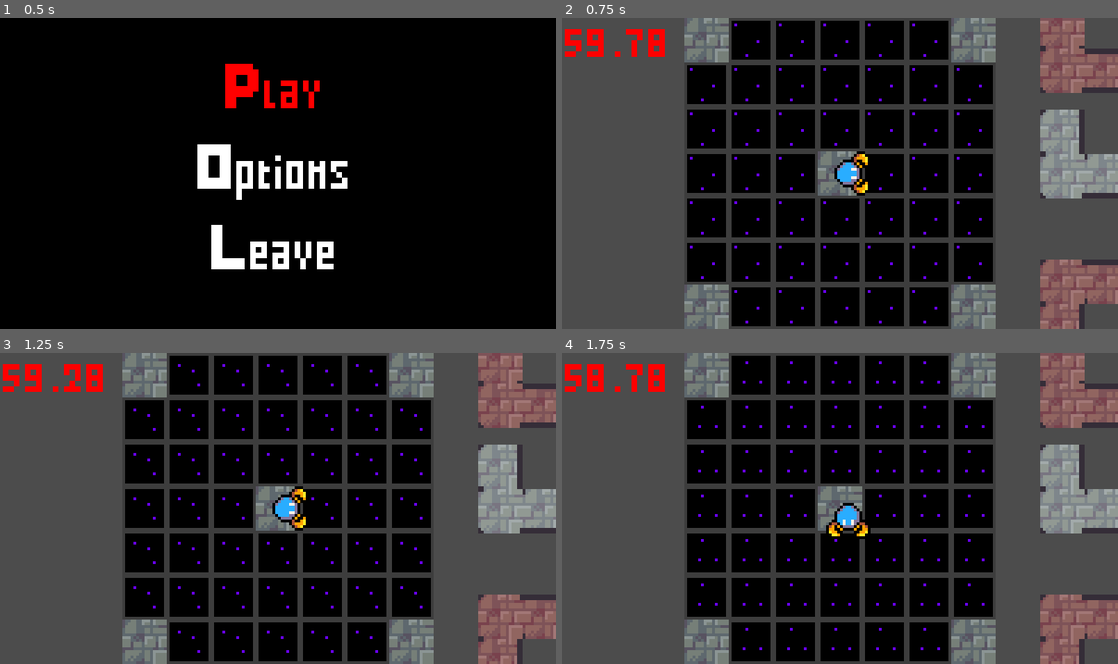
Above: before the commit, frames 1-4 (two rows, left to right).
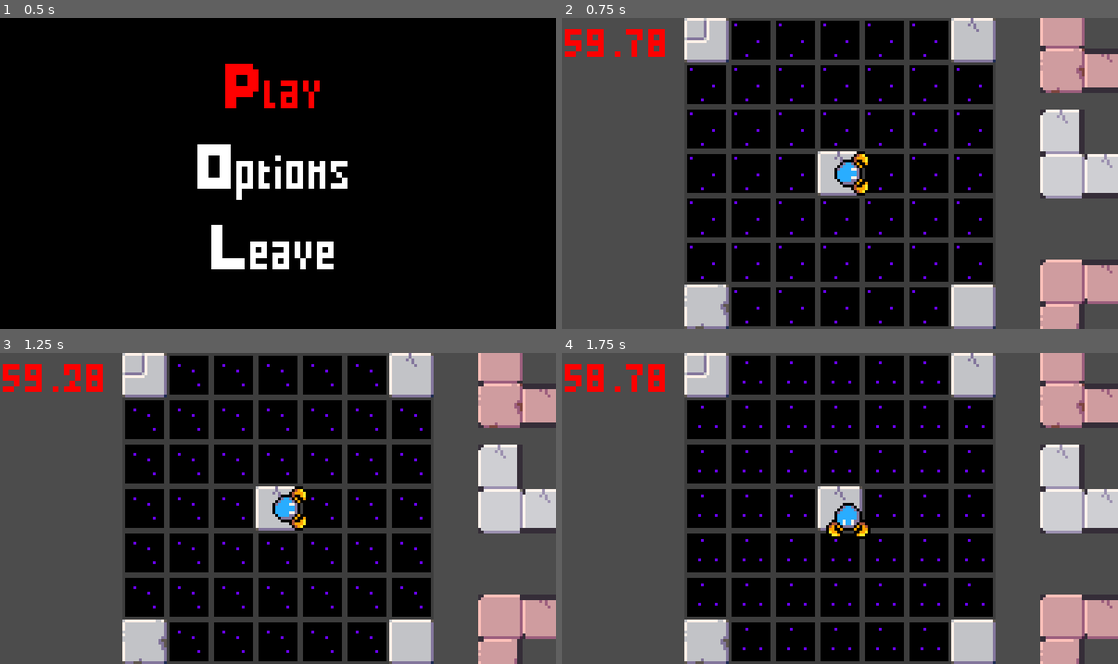
Above: after the commit, the same moments.

Repository: MrBSmith/Global2020
Game: Godot game, scene res://Scenes/GUI/Menus/ScreenTitle/ScreenTitle.tscn
Same seed, same stepped clock (60 frames per second), same inputs: the game is played once before the commit and once after it.
Inputs (mouse positions are in pixels of both pictures, inside the frame that each line leads up to):
- Up to frame 1 (0.5 s): no input
- Up to frame 2 (0.75 s): tap Enter (ui_accept) at 0.5 s; move the mouse to (962, 157) at 0.52 s; hold Right (ui_right) from 0.53 s (still down); click (962, 157) at 0.6 s
- Up to frame 3 (1.25 s): keep holding Right (ui_right); tap Enter (ui_accept) at 0.77 s
- Up to frame 4 (1.75 s): move the mouse to (1062, 405) at 1.27 s; release Right (ui_right) at 1.28 s; hold Down (ui_down) from 1.28 s (still down); click (1062, 405) at 1.35 s; tap Enter (ui_accept) at 1.52 s

Frame 1 is identical in both runs. In frame 2, 13% of the frame differs, in the area x 22-100%, y 0-100%; in frame 3, 13%; in frame 4, 13%.

Commit message:
Add tiles sprites and tile randomness

Diff:
--- a/Scenes/Cards/LX1.tscn
+++ b/Scenes/Cards/LX1.tscn
@@ -2,8 +2,9 @@
 
 [ext_resource path="res://Scenes/SpawnPoints/PointTop.tscn" type="PackedScene" id=1]
 [ext_resource path="res://Scenes/SpawnPoints/PointSide.tscn" type="PackedScene" id=2]
-[ext_resource path="res://Scenes/Tiles/Tile.tscn" type="PackedScene" id=3]
+[ext_resource path="res://Scenes/Tiles/NormalTile/Tile.tscn" type="PackedScene" id=3]
 [ext_resource path="res://Scenes/Cards/BaseCard.tscn" type="PackedScene" id=4]
+
 
 [node name="LX1" instance=ExtResource( 4 )]
 
--- a/Scenes/Cards/LX2.tscn
+++ b/Scenes/Cards/LX2.tscn
@@ -2,8 +2,9 @@
 
 [ext_resource path="res://Scenes/SpawnPoints/PointTop.tscn" type="PackedScene" id=1]
 [ext_resource path="res://Scenes/SpawnPoints/PointSide.tscn" type="PackedScene" id=2]
-[ext_resource path="res://Scenes/Tiles/Tile.tscn" type="PackedScene" id=3]
+[ext_resource path="res://Scenes/Tiles/NormalTile/Tile.tscn" type="PackedScene" id=3]
 [ext_resource path="res://Scenes/Cards/BaseCard.tscn" type="PackedScene" id=4]
+
 
 [node name="LX2" instance=ExtResource( 4 )]
 
--- a/Scenes/Cards/LX3.tscn
+++ b/Scenes/Cards/LX3.tscn
@@ -2,8 +2,9 @@
 
 [ext_resource path="res://Scenes/SpawnPoints/PointTop.tscn" type="PackedScene" id=1]
 [ext_resource path="res://Scenes/SpawnPoints/PointSide.tscn" type="PackedScene" id=2]
-[ext_resource path="res://Scenes/Tiles/Tile.tscn" type="PackedScene" id=3]
+[ext_resource path="res://Scenes/Tiles/NormalTile/Tile.tscn" type="PackedScene" id=3]
 [ext_resource path="res://Scenes/Cards/BaseCard.tscn" type="PackedScene" id=4]
+
 
 [node name="LX3" instance=ExtResource( 4 )]
 min_door = 3
--- a/Scenes/Cards/LineX2.tscn
+++ b/Scenes/Cards/LineX2.tscn
@@ -2,8 +2,9 @@
 
 [ext_resource path="res://Scenes/SpawnPoints/PointTop.tscn" type="PackedScene" id=1]
 [ext_resource path="res://Scenes/SpawnPoints/PointSide.tscn" type="PackedScene" id=2]
-[ext_resource path="res://Scenes/Tiles/Tile.tscn" type="PackedScene" id=3]
+[ext_resource path="res://Scenes/Tiles/NormalTile/Tile.tscn" type="PackedScene" id=3]
 [ext_resource path="res://Scenes/Cards/BaseCard.tscn" type="PackedScene" id=6]
+
 
 [node name="LineX2" instance=ExtResource( 6 )]
 
--- a/Scenes/Cards/LineX3.tscn
+++ b/Scenes/Cards/LineX3.tscn
@@ -2,8 +2,9 @@
 
 [ext_resource path="res://Scenes/SpawnPoints/PointTop.tscn" type="PackedScene" id=1]
 [ext_resource path="res://Scenes/SpawnPoints/PointSide.tscn" type="PackedScene" id=2]
-[ext_resource path="res://Scenes/Tiles/Tile.tscn" type="PackedScene" id=3]
+[ext_resource path="res://Scenes/Tiles/NormalTile/Tile.tscn" type="PackedScene" id=3]
 [ext_resource path="res://Scenes/Cards/BaseCard.tscn" type="PackedScene" id=6]
+
 
 [node name="LineX3" instance=ExtResource( 6 )]
 
--- a/Scenes/Cards/RLX2.tscn
+++ b/Scenes/Cards/RLX2.tscn
@@ -2,8 +2,9 @@
 
 [ext_resource path="res://Scenes/SpawnPoints/PointTop.tscn" type="PackedScene" id=1]
 [ext_resource path="res://Scenes/SpawnPoints/PointSide.tscn" type="PackedScene" id=2]
-[ext_resource path="res://Scenes/Tiles/Tile.tscn" type="PackedScene" id=3]
+[ext_resource path="res://Scenes/Tiles/NormalTile/Tile.tscn" type="PackedScene" id=3]
 [ext_resource path="res://Scenes/Cards/BaseCard.tscn" type="PackedScene" id=4]
+
 
 [node name="RLX2" instance=ExtResource( 4 )]
 
--- a/Scenes/Cards/Script/Tile.gd
+++ b/Scenes/Cards/Script/Tile.gd
@@ -2,9 +2,15 @@
 
 class_name WalkableTile
 
-var grab : bool
-var overlap : bool
-var outside : bool
+
+# Why do we need overlap AND outside booleans:
+# When the mouse enter the tile, the overlap will be set to true. When it exit it, it's set to false
+# We need to make sure the boolean stays true if the the card is being dragged because the mouse moves faster than the tile
+# But if the mouse exit the tile and drop the tile, the signal had already been sent with the grab to true, so the overlap bool won't be set to false
+# So we need to check if the mouse is outside the tile so we can properly set the overlap variable to false
+var grab : bool = false
+var overlap : bool = false
+var outside : bool = false
 
 const blue = Color(0, 0, 1, 0.2)
 const red = Color(1, 0, 0, 0.2)
@@ -23,21 +29,24 @@
 signal tile_droped
 
 func _ready():
-	grab = false
-
-	# why do we need overlap AND outside booleans:
-	# when the mouse enter the tile, the overlap will be set to true. When it exit it, it's set to false
-	# we need to make sure the boolean stays true if the the card is being dragged because the mouse moves faster than the tile
-	# but if the mouse exit the tile and drop the tile, the signal had already been sent with the grab to true, so the overlap bool won't be set to false
-	# So we need to check if the mouse is outside the tile so we can properly set the overlap variable to false
-	overlap = false
-	outside = false
+	choose_sprite()
 
 	var _err = connect("body_entered", self, "on_body_entered")
 
 	if owner != null:
 		_err = connect("tile_grabed", owner, "on_tile_grabed")
 		_err = connect("tile_droped", owner, "on_tile_droped")
+
+
+# Chose one of the 3 tiles randomly
+func choose_sprite():
+	var sprites_array = $Sprites.get_children()
+	var nb_sprites = len(sprites_array)
+	var tile_rng : int = randi() % nb_sprites
+
+	for sprite in sprites_array:
+		if sprite.get_index() != tile_rng:
+			sprite.queue_free()
 
 
 # ---- INPUT ----
--- a/Scenes/Cards/Square.tscn
+++ b/Scenes/Cards/Square.tscn
@@ -2,8 +2,9 @@
 
 [ext_resource path="res://Scenes/SpawnPoints/PointTop.tscn" type="PackedScene" id=1]
 [ext_resource path="res://Scenes/SpawnPoints/PointSide.tscn" type="PackedScene" id=2]
-[ext_resource path="res://Scenes/Tiles/Tile.tscn" type="PackedScene" id=3]
+[ext_resource path="res://Scenes/Tiles/NormalTile/Tile.tscn" type="PackedScene" id=3]
 [ext_resource path="res://Scenes/Cards/BaseCard.tscn" type="PackedScene" id=4]
+
 
 [node name="Square" instance=ExtResource( 4 )]
 
--- a/Scenes/Game/GridGen.gd
+++ b/Scenes/Game/GridGen.gd
@@ -1,7 +1,7 @@
 extends Node
 
-onready var void_tile_scene = preload("res://Scenes/Tiles/Void/Void.tscn")
-onready var tile_scene = preload("res://Scenes/Tiles/Tile.tscn")
+onready var void_tile_scene = preload("res://Scenes/Tiles/VoidTile/Void.tscn")
+onready var tile_scene = preload("res://Scenes/Tiles/NormalTile/Tile.tscn")
 
 var nb_tiles : int
 var void_sprite_size : float
--- /dev/null
+++ b/Scenes/Tiles/NormalTile/Tile.tscn
@@ -0,0 +1,45 @@
+[gd_scene load_steps=7 format=2]
+
+[ext_resource path="res://Scenes/Cards/Script/Tile.gd" type="Script" id=1]
+[ext_resource path="res://Scenes/Tiles/NormalTile/Sprite/Ground1.png" type="Texture" id=2]
+[ext_resource path="res://Scenes/Tiles/NormalTile/Sprite/Ground3.png" type="Texture" id=4]
+[ext_resource path="res://Scenes/Tiles/NormalTile/Sprite/Ground4.png" type="Texture" id=5]
+[ext_resource path="res://Scenes/Tiles/NormalTile/Sprite/Ground5.png" type="Texture" id=6]
+
+[sub_resource type="RectangleShape2D" id=1]
+extents = Vector2( 8, 8 )
+
+[node name="Tile" type="Area2D" groups=[
+"Tiles",
+]]
+script = ExtResource( 1 )
+
+[node name="Sprites" type="Node2D" parent="."]
+
+[node name="Sprite1" type="Sprite" parent="Sprites"]
+texture = ExtResource( 2 )
+
+[node name="Sprite3" type="Sprite" parent="Sprites"]
+texture = ExtResource( 4 )
+
+[node name="Sprite4" type="Sprite" parent="Sprites"]
+texture = ExtResource( 5 )
+
+[node name="Sprite5" type="Sprite" parent="Sprites"]
+texture = ExtResource( 6 )
+
+[node name="DragCollision" type="CollisionShape2D" parent="."]
+shape = SubResource( 1 )
+
+[node name="TileColor" type="ColorRect" parent="."]
+margin_left = -8.0
+margin_top = -8.0
+margin_right = 8.0
+margin_bottom = 8.0
+mouse_filter = 2
+color = Color( 1, 1, 1, 0 )
+__meta__ = {
+"_edit_use_anchors_": false
+}
+[connection signal="mouse_entered" from="." to="." method="_on_Tile_mouse_entered"]
+[connection signal="mouse_exited" from="." to="." method="_on_Tile_mouse_exited"]
--- a/Scenes/Tiles/Tile.tscn
+++ /dev/null
@@ -1,31 +0,0 @@
-[gd_scene load_steps=4 format=2]
-
-[ext_resource path="res://Scenes/Cards/Script/Tile.gd" type="Script" id=1]
-[ext_resource path="res://Global/Assets/Graphics/TileSol.png" type="Texture" id=2]
-
-[sub_resource type="RectangleShape2D" id=1]
-extents = Vector2( 8, 8 )
-
-[node name="Tile" type="Area2D" groups=[
-"Tiles",
-]]
-script = ExtResource( 1 )
-
-[node name="Sprite" type="Sprite" parent="."]
-texture = ExtResource( 2 )
-
-[node name="DragCollision" type="CollisionShape2D" parent="."]
-shape = SubResource( 1 )
-
-[node name="TileColor" type="ColorRect" parent="."]
-margin_left = -8.0
-margin_top = -8.0
-margin_right = 8.0
-margin_bottom = 8.0
-mouse_filter = 2
-color = Color( 1, 1, 1, 0 )
-__meta__ = {
-"_edit_use_anchors_": false
-}
-[connection signal="mouse_entered" from="." to="." method="_on_Tile_mouse_entered"]
-[connection signal="mouse_exited" from="." to="." method="_on_Tile_mouse_exited"]
--- a/Scenes/Tiles/Void/Void.tscn
+++ /dev/null
@@ -1,49 +0,0 @@
-[gd_scene load_steps=15 format=2]
-
-[ext_resource path="res://Scenes/Tiles/Void/Animation/TileVoid3.png" type="Texture" id=1]
-[ext_resource path="res://Scenes/Tiles/Void/Animation/TileVoid7.png" type="Texture" id=2]
-[ext_resource path="res://Scenes/Tiles/Void/Animation/TileVoid9.png" type="Texture" id=3]
-[ext_resource path="res://Scenes/Tiles/Void/Animation/TileVoid8.png" type="Texture" id=4]
-[ext_resource path="res://Scenes/Tiles/Void/Animation/TileVoid6.png" type="Texture" id=5]
-[ext_resource path="res://Scenes/Tiles/Void/Animation/TileVoid5.png" type="Texture" id=6]
-[ext_resource path="res://Scenes/Tiles/Void/Animation/TileVoid10.png" type="Texture" id=7]
-[ext_resource path="res://Scenes/Tiles/Void/Animation/TileVoid2.png" type="Texture" id=8]
-[ext_resource path="res://Scenes/Tiles/Void/Animation/TileVoid1.png" type="Texture" id=9]
-[ext_resource path="res://Scenes/Tiles/Void/Animation/TileVoid4.png" type="Texture" id=10]
-[ext_resource path="res://Scenes/Tiles/Void/VoidTile.gd" type="Script" id=11]
-
-[sub_resource type="SpriteFrames" id=1]
-animations = [ {
-"frames": [ ExtResource( 9 ), ExtResource( 8 ), ExtResource( 1 ), ExtResource( 10 ), ExtResource( 6 ), ExtResource( 5 ), ExtResource( 2 ), ExtResource( 4 ), ExtResource( 3 ), ExtResource( 7 ) ],
-"loop": true,
-"name": "default",
-"speed": 5.0
-} ]
-
-[sub_resource type="RectangleShape2D" id=2]
-extents = Vector2( 3, 3 )
-
-[sub_resource type="RectangleShape2D" id=3]
-extents = Vector2( 8, 8 )
-
-[node name="VoidTile" type="Area2D" groups=[
-"Tiles",
-"VoidTiles",
-]]
-script = ExtResource( 11 )
-
-[node name="AnimatedSprite" type="AnimatedSprite" parent="."]
-frames = SubResource( 1 )
-frame = 5
-playing = true
-__meta__ = {
-"_edit_lock_": true
-}
-
-[node name="CollisionShape2D" type="CollisionShape2D" parent="."]
-shape = SubResource( 2 )
-
-[node name="Area2D" type="StaticBody2D" parent="."]
-
-[node name="CollisionShape2D" type="CollisionShape2D" parent="Area2D"]
-shape = SubResource( 3 )
--- /dev/null
+++ b/Scenes/Tiles/VoidTile/Void.tscn
@@ -0,0 +1,49 @@
+[gd_scene load_steps=15 format=2]
+
+[ext_resource path="res://Scenes/Tiles/VoidTile/Animation/TileVoid8.png" type="Texture" id=1]
+[ext_resource path="res://Scenes/Tiles/VoidTile/Animation/TileVoid5.png" type="Texture" id=2]
+[ext_resource path="res://Scenes/Tiles/VoidTile/Animation/TileVoid1.png" type="Texture" id=3]
+[ext_resource path="res://Scenes/Tiles/VoidTile/Animation/TileVoid7.png" type="Texture" id=4]
+[ext_resource path="res://Scenes/Tiles/VoidTile/Animation/TileVoid6.png" type="Texture" id=5]
+[ext_resource path="res://Scenes/Tiles/VoidTile/Animation/TileVoid9.png" type="Texture" id=6]
+[ext_resource path="res://Scenes/Tiles/VoidTile/Animation/TileVoid2.png" type="Texture" id=7]
+[ext_resource path="res://Scenes/Tiles/VoidTile/Animation/TileVoid3.png" type="Texture" id=8]
+[ext_resource path="res://Scenes/Tiles/VoidTile/Animation/TileVoid10.png" type="Texture" id=9]
+[ext_resource path="res://Scenes/Tiles/VoidTile/Animation/TileVoid4.png" type="Texture" id=10]
+[ext_resource path="res://Scenes/Tiles/VoidTile/VoidTile.gd" type="Script" id=11]
+
+[sub_resource type="SpriteFrames" id=1]
+animations = [ {
+"frames": [ ExtResource( 3 ), ExtResource( 7 ), ExtResource( 8 ), ExtResource( 10 ), ExtResource( 2 ), ExtResource( 5 ), ExtResource( 4 ), ExtResource( 1 ), ExtResource( 6 ), ExtResource( 9 ) ],
+"loop": true,
+"name": "default",
+"speed": 5.0
+} ]
+
+[sub_resource type="RectangleShape2D" id=2]
+extents = Vector2( 3, 3 )
+
+[sub_resource type="RectangleShape2D" id=3]
+extents = Vector2( 8, 8 )
+
+[node name="VoidTile" type="Area2D" groups=[
+"Tiles",
+"VoidTiles",
+]]
+script = ExtResource( 11 )
+
+[node name="AnimatedSprite" type="AnimatedSprite" parent="."]
+frames = SubResource( 1 )
+frame = 5
+playing = true
+__meta__ = {
+"_edit_lock_": true
+}
+
+[node name="CollisionShape2D" type="CollisionShape2D" parent="."]
+shape = SubResource( 2 )
+
+[node name="Area2D" type="StaticBody2D" parent="."]
+
+[node name="CollisionShape2D" type="CollisionShape2D" parent="Area2D"]
+shape = SubResource( 3 )
--- a/project.godot
+++ b/project.godot
@@ -72,7 +72,7 @@
 "base": "Tile",
 "class": "VoidTile",
 "language": "GDScript",
-"path": "res://Scenes/Tiles/Void/VoidTile.gd"
+"path": "res://Scenes/Tiles/VoidTile/VoidTile.gd"
 }, {
 "base": "Tile",
 "class": "WalkableTile",
Binary file added: Scenes/Tiles/NormalTile/Sprite/Ground1.png
Not shown, changed: Scenes/Tiles/NormalTile/Sprite/Ground1.png.import
Binary file added: Scenes/Tiles/NormalTile/Sprite/Ground2.png
Not shown, changed: Scenes/Tiles/NormalTile/Sprite/Ground2.png.import
Binary file added: Scenes/Tiles/NormalTile/Sprite/Ground3.png
Not shown, changed: Scenes/Tiles/NormalTile/Sprite/Ground3.png.import
Binary file added: Scenes/Tiles/NormalTile/Sprite/Ground4.png
Not shown, changed: Scenes/Tiles/NormalTile/Sprite/Ground4.png.import
Binary file added: Scenes/Tiles/NormalTile/Sprite/Ground5.png
Not shown, changed: Scenes/Tiles/NormalTile/Sprite/Ground5.png.import
Renamed: Scenes/Tiles/Void/Animation/TileVoid1.png -> Scenes/Tiles/VoidTile/Animation/TileVoid1.png
Not shown, changed: Scenes/Tiles/VoidTile/Animation/TileVoid1.png.import
(and 19 more such lines)
